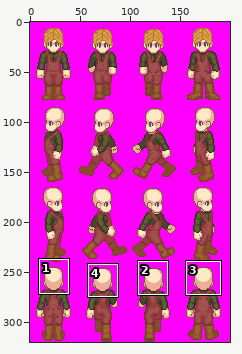
Edited in one commit: sprite sheet (theScientist/TileGame/TileGameContent/Sprite/NPC1PotatoTown.png). The first picture is a wide view before the edit; the outline marks the close-up.
Close-up. The starting point:
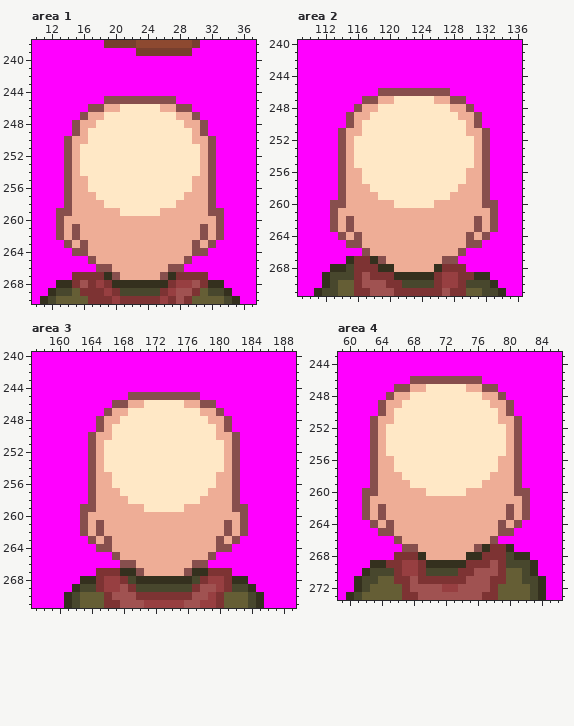
The file is 200x320 pixels. Shown: area 1: x 10..37, y 238..270; area 2: x 109..136, y 240..271; area 3: x 157..189, y 240..271; area 4: x 59..86, y 243..273. The commit also changed other parts of the picture, which this record leaves out.
Now the later version:
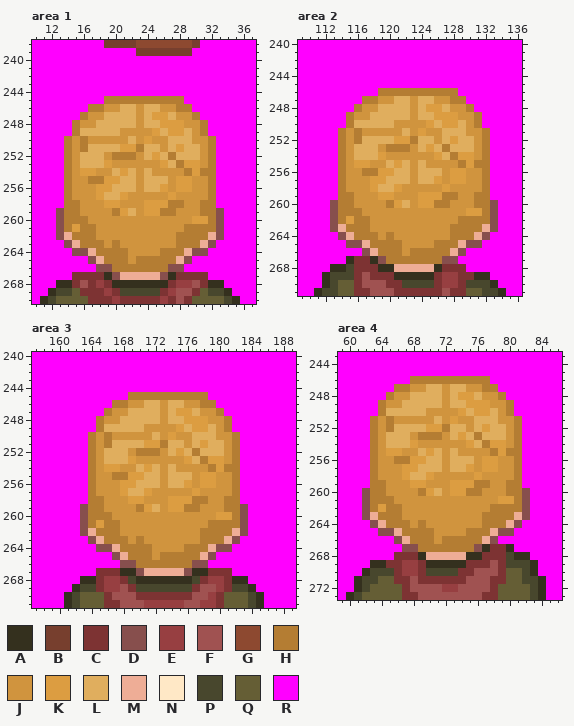
Palette (. is transparent): A #34301e  B #773f2e  C #7d3333  D #874f4d  E #973f41  F #a05251  G #8d4930  H #b47d33  J #d0943e  K #dc9d41  L #e0ae5e  M #eead96  N #ffe8c6  P #48472d  Q #655e35  R #ff00ff
The edit:
Changed rows in their new state; - is an unchanged pixel.
Area 1:
first column x 14:
245 -----HHHHHHHHHH----
246 ---HHJJLLJLLJJHH---
247 --HJJLLLLJLKKLJJH--
248 -HJJLLLLLJLLKKKJJH-
249 -HLLLLLJJJJKLKKLJH-
250 HJHJJJJJLJKJJLLLJJH
251 HJHLLLLKKHLLJLKLLJH
252 HJLLLJHHHJLKLHLLLJH
253 HJLLLKJJJJJJKLHKKJH
254 HJKKJJLKLJLJJJJHKHH
255 HJJHHKKLLJLLLJKKJJH
256 HJJJKKLLLJLLKJKKJJH
257 HJJJKLLKJJJJJKJJJJH
258 HHJJJKKJJJKKKHHJJHH
259 HHJJJJHKLJKKHHJJJHH
260 HHHJJJJJJJJJJJJJKKH
261 HKHHJJJJJJJJJJJHHHH
262 -HHHJJJJJJJJJJHHHH-
263 --HHHJHJJJJJJJHHH--
264 ----HHHHJJJJHHH----
265 -----HHHJHHHHH-----
266 ------HHHHHHH------
Area 2:
first column x 114:
246 -----HHHHHHHHHH----
247 ---HHJJLLJLLJJHH---
248 --HJJLLLLJLKKLJJH--
249 -HJJLLLLLJLLKKKJJH-
250 -HLLLLLJJJJKLKKLJH-
251 HJHJJJJJLJKJJLLLJJH
252 HJHLLLLKKHLLJLKLLJH
253 HJLLLJHHHJLKLHLLLJH
254 HJLLLKJJJJJJKLHKKJH
255 HJKKJJLKLJLJJJJHKHH
256 HJJHHKKLLJLLLJKKJJH
257 HJJJKKLLLJLLKJKKJJH
258 HJJJKLLKJJJJJKJJJJH
259 HHJJJKKJJJKKKHHJJHH
260 HHJJJJHKLJKKHHJJJHH
261 HHHJJJJJJJJJJJJJKKH
262 HKHHJJJJJJJJJJJHHHH
263 -HHHJJJJJJJJJJHHHH-
264 --HHHJHJJJJJJJHHH--
265 ----HHHHJJJJHHH----
266 -----HHHJHHHHH-----
267 ------HHHHHHH------
Area 3:
first column x 164:
245 -----HHHHHHHHHH----
246 ---HHJJLLJLLJJHH---
247 --HJJLLLLJLKKLJJH--
248 -HJJLLLLLJLLKKKJJH-
249 -HLLLLLJJJJKLKKLJH-
250 HJHJJJJJLJKJJLLLJJH
251 HJHLLLLKKHLLJLKLLJH
252 HJLLLJHHHJLKLHLLLJH
253 HJLLLKJJJJJJKLHKKJH
254 HJKKJJLKLJLJJJJHKHH
255 HJJHHKKLLJLLLJKKJJH
256 HJJJKKLLLJLLKJKKJJH
257 HJJJKLLKJJJJJKJJJJH
258 HHJJJKKJJJKKKHHJJHH
259 HHJJJJHKLJKKHHJJJHH
260 HHHJJJJJJJJJJJJJKKH
261 HKHHJJJJJJJJJJJHHHH
262 -HHHJJJJJJJJJJHHHH-
263 --HHHJHJJJJJJJHHH--
264 ----HHHHJJJJHHH----
265 -----HHHJHHHHH-----
266 ------HHHHHHH------
Area 4:
first column x 63:
246 -----HHHHHHHHHH----
247 ---HHJJLLJLLJJHH---
248 --HJJLLLLJLKKLJJH--
249 -HJJLLLLLJLLKKKJJH-
250 -HLLLLLJJJJKLKKLJH-
251 HJHJJJJJLJKJJLLLJJH
252 HJHLLLLKKHLLJLKLLJH
253 HJLLLJHHHJLKLHLLLJH
254 HJLLLKJJJJJJKLHKKJH
255 HJKKJJLKLJLJJJJHKHH
256 HJJHHKKLLJLLLJKKJJH
257 HJJJKKLLLJLLKJKKJJH
258 HJJJKLLKJJJJJKJJJJH
259 HHJJJKKJJJKKKHHJJHH
260 HHJJJJHKLJKKHHJJJHH
261 HHHJJJJJJJJJJJJJKKH
262 HKHHJJJJJJJJJJJHHHH
263 -HHHJJJJJJJJJJHHHH-
264 --HHHJHJJJJJJJHHH--
265 ----HHHHJJJJHHH----
266 -----HHHJHHHHH-----
267 ------HHHHHHH------
Pixel boxes of the changes (left, top, right, bottom) in both close-ups:
changed: (64, 96, 216, 272)
changed: (338, 88, 490, 264)
changed: (88, 392, 240, 568)
changed: (370, 376, 522, 552)
